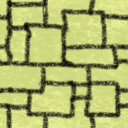
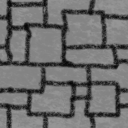
Layers edited between the first and the second 128×128 image:
added group "Groupe 1" with 2 layers above "Calque 3" over box(0, 0, 128, 128)
moved "Calque 1 copie" into group "Groupe 1" over box(0, 0, 128, 128)
moved "Calque 1" into group "Groupe 1" over box(0, 0, 128, 128)
